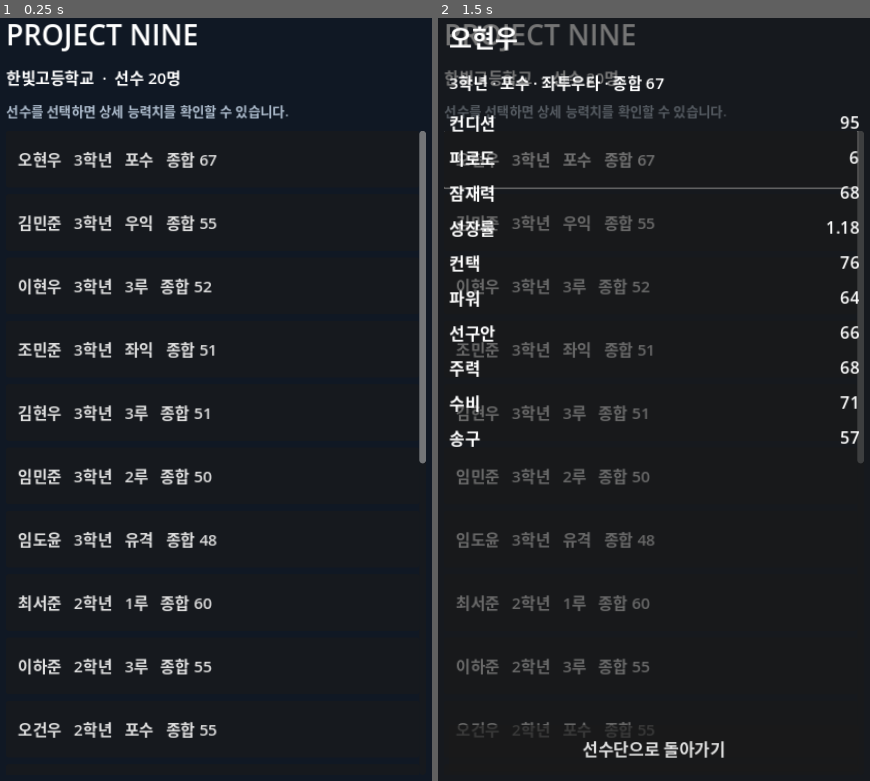
Above: before the commit, frames 1-2 (left to right).
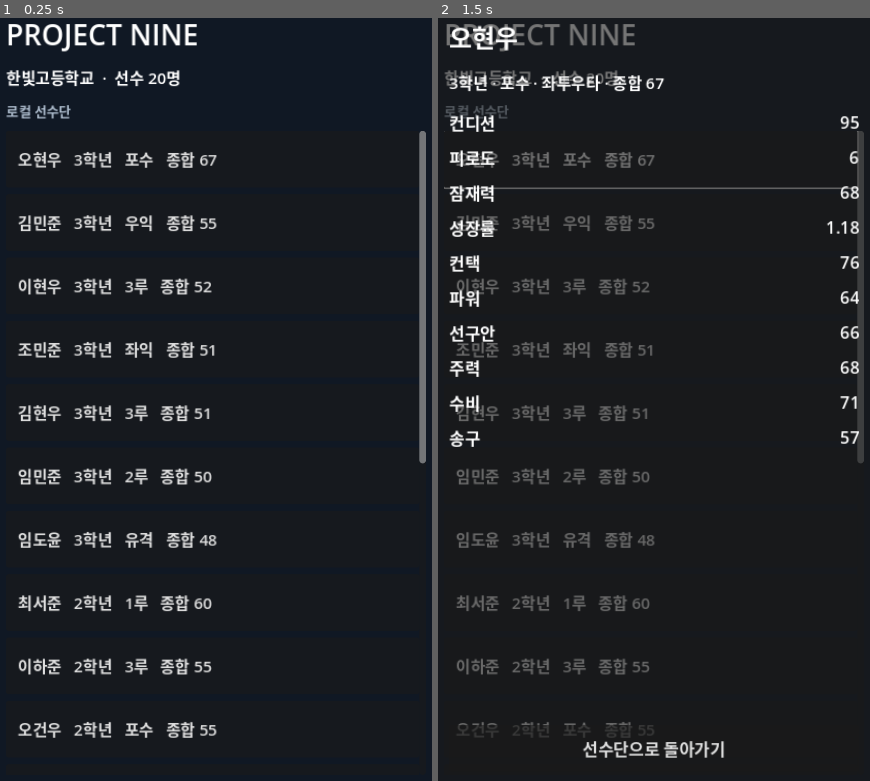
Above: after the commit, the same moments.

Repository: CyCle03/ProjectNine
Game: Godot game, scene res://scenes/main.tscn
Same seed, same stepped clock (60 frames per second), same inputs: the game is played once before the commit and once after it.
Inputs:
- Up to frame 1 (0.25 s): no input
- Up to frame 2 (1.5 s): click "오현우 3학년 포수 종합 67" at 0.5 s; click "김민준 3학년 우익 종합 55" at 1.25 s

The runs differ from the first frame. In frame 1, 0.7% of the frame differs, in the area x 1-67%, y 11-14%; in frame 2, 0.5%.

Commit message:
Add account roster sync integration

Diff:
--- a/scripts/models/team.gd
+++ b/scripts/models/team.gd
@@ -4,19 +4,15 @@
 var team_name: String
 var players: Array[Player] = []
 
-
 func _init(name: String = "새 학교") -> void:
 	team_name = name
-
 
 func add_player(player: Player) -> void:
 	if player != null:
 		players.append(player)
 
-
 func roster_size() -> int:
 	return players.size()
-
 
 func get_players_by_position(position: String) -> Array[Player]:
 	var result: Array[Player] = []
@@ -24,3 +20,16 @@
 		if player.primary_position == position:
 			result.append(player)
 	return result
+
+func to_dict() -> Dictionary:
+	var data: Array[Dictionary] = []
+	for player in players:
+		data.append(player.to_dict())
+	return {"team_name": team_name, "players": data}
+
+static func from_dict(data: Dictionary) -> Team:
+	var team := Team.new(str(data.get("team_name", "새 학교")))
+	for player_data in data.get("players", []):
+		if player_data is Dictionary:
+			team.add_player(Player.new(player_data))
+	return team
--- a/scripts/ui/roster_screen.gd
+++ b/scripts/ui/roster_screen.gd
@@ -1,17 +1,19 @@
 extends Control
+const API_BASE := "https://nine.elcherlab.com"
 
 const POSITION_NAMES := {"P": "투수", "C": "포수", "1B": "1루", "2B": "2루", "3B": "3루", "SS": "유격", "LF": "좌익", "CF": "중견", "RF": "우익"}
-
 var team: Team
 var roster_container: VBoxContainer
 var detail: PlayerDetail
-
+var sync_label: Label
+var api_request: HTTPRequest
+var request_mode := ""
 
 func _ready() -> void:
 	team = PlayerGenerator.new().create_test_team()
 	_build_ui()
 	_populate_roster()
-
+	_sync_remote_team()
 
 func _build_ui() -> void:
 	var background := ColorRect.new()
@@ -34,12 +36,10 @@
 	subtitle.text = "%s  ·  선수 %d명" % [team.team_name, team.roster_size()]
 	subtitle.add_theme_font_size_override("font_size", 19)
 	page.add_child(subtitle)
-	var guide := Label.new()
-	guide.text = "선수를 선택하면 상세 능력치를 확인할 수 있습니다."
-	guide.autowrap_mode = TextServer.AUTOWRAP_WORD_SMART
-	guide.add_theme_color_override("font_color", Color("aebdce"))
-	guide.add_theme_font_size_override("font_size", 16)
-	page.add_child(guide)
+	sync_label = Label.new()
+	sync_label.text = "로컬 선수단"
+	sync_label.add_theme_color_override("font_color", Color("aebdce"))
+	page.add_child(sync_label)
 	var scroll := ScrollContainer.new()
 	scroll.size_flags_vertical = Control.SIZE_EXPAND_FILL
 	page.add_child(scroll)
@@ -51,9 +51,12 @@
 	detail.visible = false
 	detail.closed.connect(func(): detail.visible = false)
 	add_child(detail)
-
+	api_request = HTTPRequest.new()
+	api_request.request_completed.connect(_on_api_completed)
+	add_child(api_request)
 
 func _populate_roster() -> void:
+	for child in roster_container.get_children(): child.queue_free()
 	var sorted_players := team.players.duplicate()
 	sorted_players.sort_custom(func(a: Player, b: Player): return a.grade > b.grade if a.grade != b.grade else a.overall() > b.overall())
 	for player: Player in sorted_players:
@@ -65,7 +68,26 @@
 		button.pressed.connect(_open_detail.bind(player))
 		roster_container.add_child(button)
 
-
 func _open_detail(player: Player) -> void:
 	detail.show_player(player)
 	detail.visible = true
+
+func _sync_remote_team() -> void:
+	request_mode = "load"
+	api_request.request(API_BASE + "/api/save")
+
+func _on_api_completed(result: int, code: int, _headers: PackedStringArray, body: PackedByteArray) -> void:
+	if result != HTTPRequest.RESULT_SUCCESS or code != 200: return
+	var payload: Variant = JSON.parse_string(body.get_string_from_utf8())
+	if not (payload is Dictionary): return
+	if request_mode == "load":
+		var data: Variant = payload.get("data", null)
+		if data is Dictionary and data.has("team"):
+			team = Team.from_dict(data["team"])
+			_populate_roster()
+			sync_label.text = "계정 선수단 불러옴"
+		else:
+			request_mode = "save"
+			api_request.request(API_BASE + "/api/save", ["Content-Type: application/json"], HTTPClient.METHOD_PUT, JSON.stringify({"team": team.to_dict()}))
+	elif request_mode == "save":
+		sync_label.text = "계정에 선수단 저장됨"
Not shown, changed: export_presets.cfg
Not shown, added: server/package.json
Not shown, changed: .gitignore
Not shown, added: scripts/web/project-nine-auth.js
Not shown, added: server/index.js
Not shown, added: server/session.js
